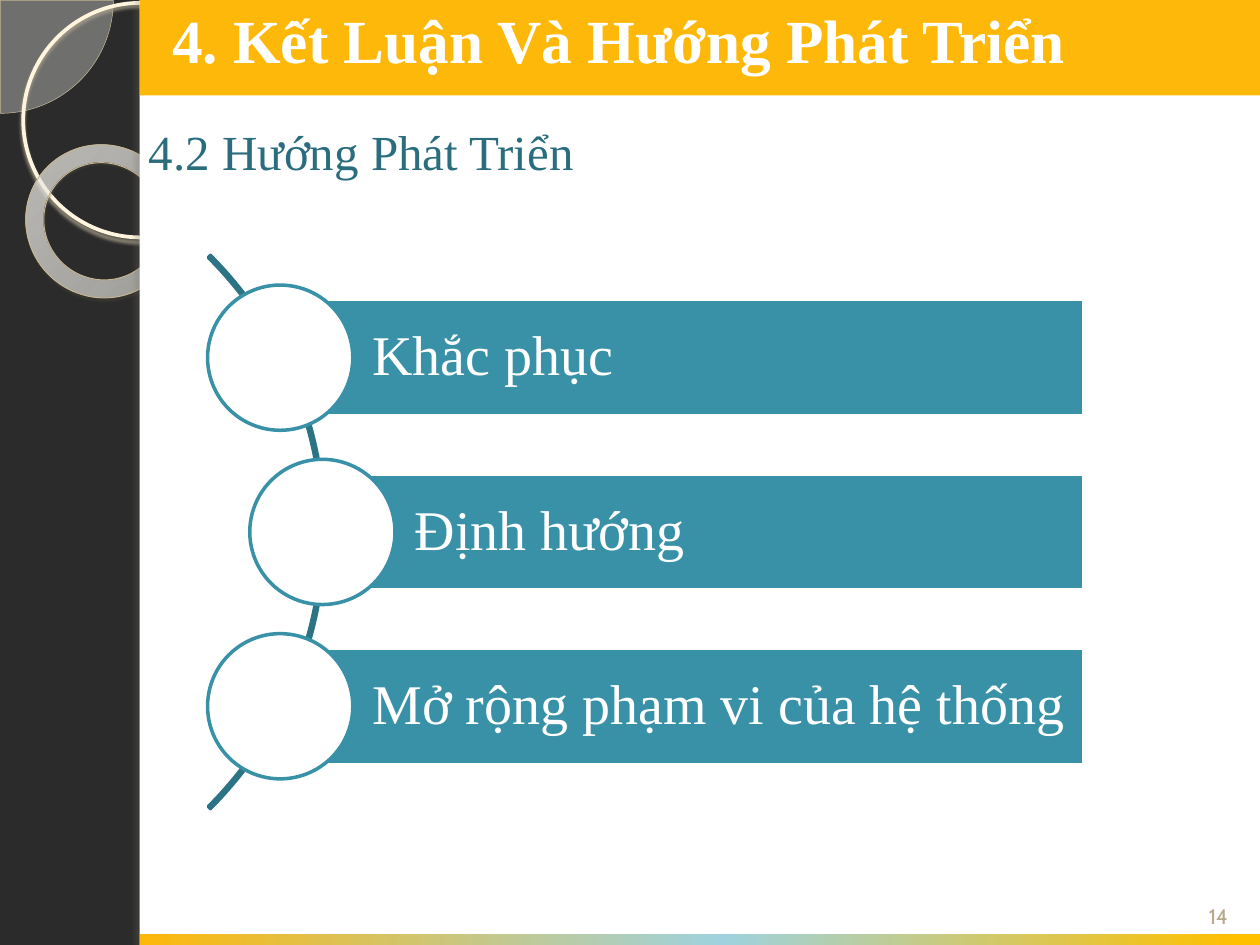
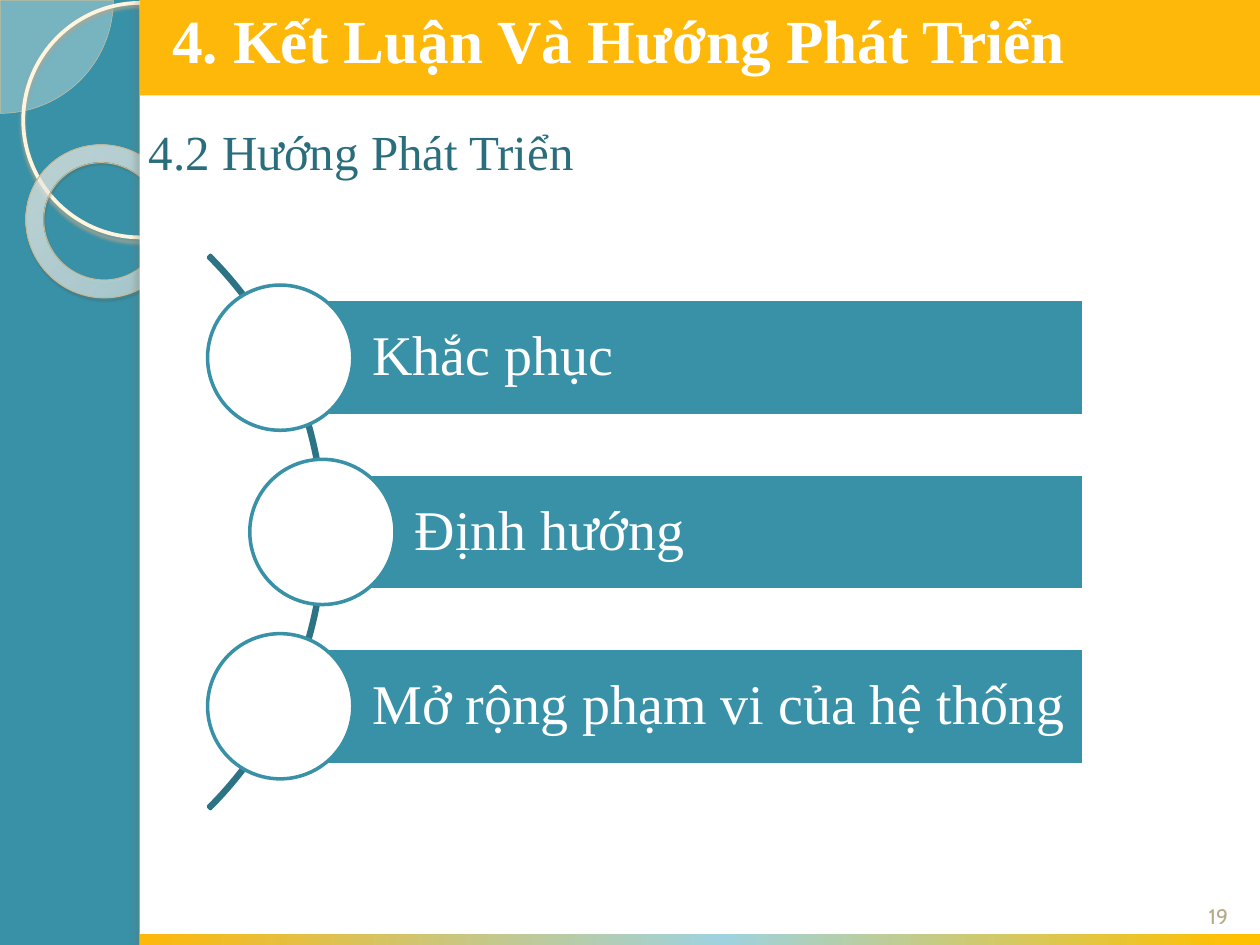
Before and after one commit to chiendv1992/webbanhang, a slide deck: slide 19 of bc/slide bv.pptx (slide 14 before the commit). Drawn at 1260x945 pixels with LibreOffice and Linux fonts; fonts in the diff are those of the drawing; background and template pictures are left out; a plain dark background stands for a picture behind light text. Boxes give left, top, right and bottom in pixels: in the first picture for what was removed or moved away, otherwise in the second. Text is boxed around its words. In the diff, an @@ line names an element or a change of style, - is before the commit and + after.

```diff
--- a/bc/slide bv.pptx
+++ b/bc/slide bv.pptx
@@ background picture (left out) to #3891A7 @@
@@ page number at box(1209, 909, 1228, 924): text changed @@
-14
+19
```
Also in this commit, not shown: 12 other slides changed, 5 slides added, 21 other files.
